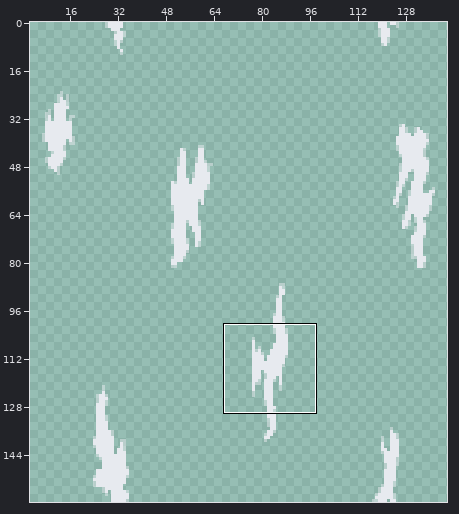
File history of a pixel-art file, assets/aseprite/clouds.aseprite. Above, an overview of the earlier version with the close-up marked.
Close-up. Before:
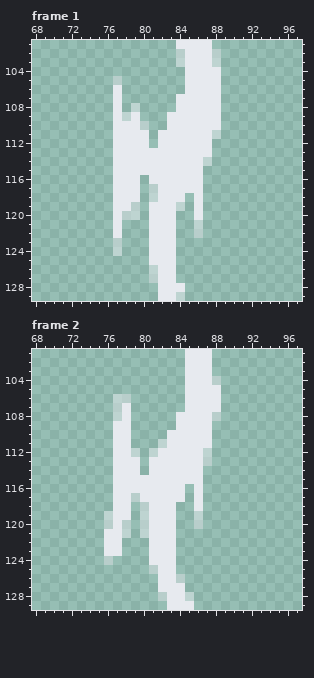
160x160 pixels, 2 frames. Shown: frame 1: x 68..97, y 101..129; frame 2: x 68..97, y 101..129. The wide view leaves out empty margins.
And afterwards:
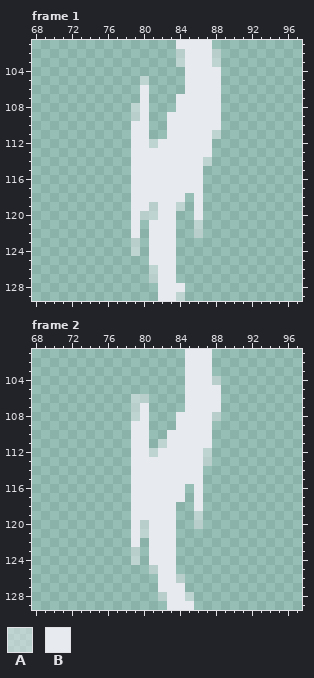
Palette (. is transparent): A #e7eaef7e  B #e7eaef
Change:
Frame 1:
The edit adds colour A in row 105 at x 80; in row 112 at x 81; in row 120 at x 80; in rows 123 to 124 at x 79.
Colour B gives way to colour A in row 109 at x 79; in rows 119 to 120 at x 81.
The edit adds colour B in rows 106 to 109 at x 80; in rows 116 to 119 at x 80; in rows 121 to 122 at x 79.
Colour A gives way to colour B in row 110 at x 80; in rows 117 to 118 at x 81; in rows 119 to 120 at x 79.
The author cleared colour A in row 105 at x 77; in row 109 at x 78; in row 120 at x 78; in rows 123 to 124 at x 77.
The author cleared colour B in rows 106 to 109 at x 77; in row 110 at x 77 to 78; in row 111 at x 77 to 78 and 82; in rows 112 to 119 at x 77 to 78; in rows 120 to 122 at x 77.
Frame 2:
The edit adds colour A in row 106 at x 79 to 80; in rows 107 to 108 at x 79; in rows 123 to 124 at x 79.
The edit adds colour B in rows 107 to 108 at x 80; in rows 109 to 111 at x 79 to 80; in rows 112 to 114 at x 80; in rows 118 to 122 at x 79.
Colour A gives way to colour B in row 112 at x 79; in row 117 at x 79; in rows 118 to 119 at x 80.
The author cleared colour A in row 106 at x 77 to 78; in rows 107 to 108 at x 77; in row 119 at x 76; in row 120 at x 76 and 78; in row 121 at x 78; in row 124 at x 76.
The author cleared colour B in rows 107 to 108 at x 78; in rows 109 to 119 at x 77 to 78; in row 120 at x 77; in rows 121 to 123 at x 76 to 77.
Changed places in both close-ups, as pixel boxes (x1, y1, x2, y2):
changed: (113, 76, 167, 256)
changed: (104, 394, 149, 565)
